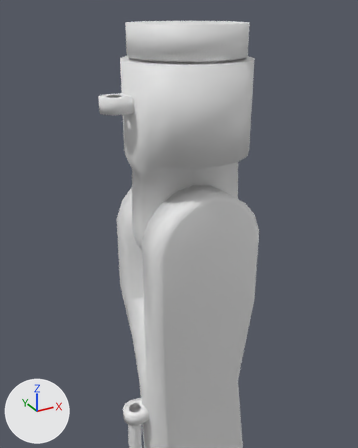
The COLLADA model models/ph-mpd-fcm/prod/scene/kuka.dae, before and after one commit.
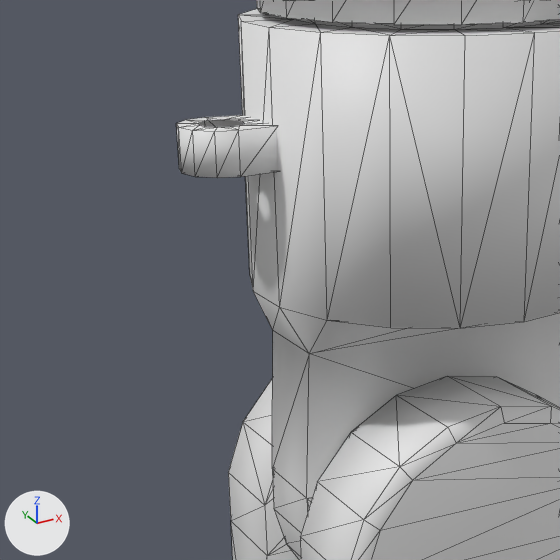
Each version appears first from a 50 mm camera at (-2.555, -2.997, 13.615) aimed at (-1.138, -0.42, 12.326), and next in a close-up on the part from 10% to 65% of the width and 12% to 56% of the height. Lighting does not change. The marker at lower left points along +X, +Y and +Z. The close-ups show mesh edges as thin lines. Where no turn or scale is listed for an object, it has been applied to the vertices.

The older version as bpy lines, for what is in view:
```python
me_circle_003 = bpy.data.meshes.new('Circle.003')
me_circle_003.from_pydata(...)  # 165 vertices, 326 faces; spans x -0.62..0.51, y -0.36..0.38, z -0.52..4.19
me_circle_004 = bpy.data.meshes.new('Circle.004')
me_circle_004.from_pydata(...)  # an 18-sided cylinder along z spanning x -0.394..0.394, y -0.4..0.4, z -0.201..0.0
me_circle_013 = bpy.data.meshes.new('Circle.013')
me_circle_013.from_pydata(...)  # 48 vertices, 64 faces; spans x -0.1..0.1, y -0.1..0.1, z -0.05..0.05
ob_kukalink3 = bpy.data.objects.new('kukaLink3', me_circle_003)
ob_kukalink3.location = (-0.643, -0.012, 8.259)
ob_kukalink5 = bpy.data.objects.new('kukaLink5', me_circle_004)
ob_kukalink5.location = (-0.845, 0.0, 13.519)
ob_kukasleevefixture5 = bpy.data.objects.new('kukaSleeveFixture5', me_circle_013)
ob_kukasleevefixture5.location = (-1.374, 0.0, 13.044)
# also in view: 'kukaLink4' at (-0.845, 0.0, 12.529)
```
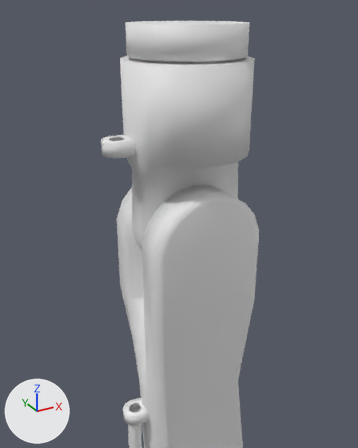
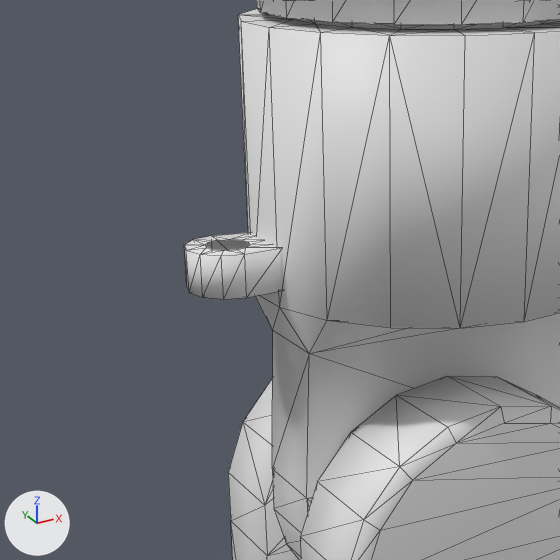
Commit message: kuka manipulator cable sleeves

Location of each change, [x1, y1, x2, y2] in pixels of the close-ups (560 x 560 px):
'kukaSleeveFixture5', moved
    before: [176, 115, 278, 178]
    after: [184, 232, 282, 299]

What the commit changed:
Object 'kukaSleeveFixture5' (ob_kukasleevefixture5) moves from (-1.374, 0.0, 13.044) to (-1.374, 0.0, 12.77).
